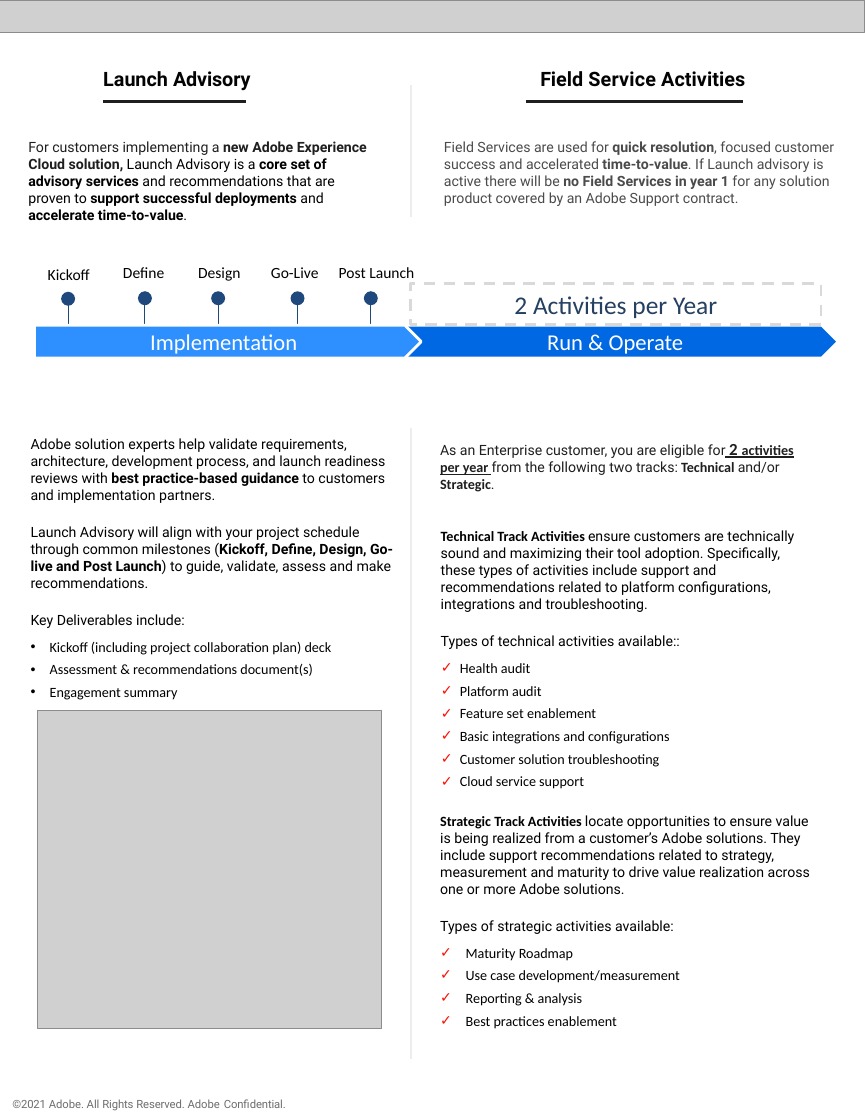
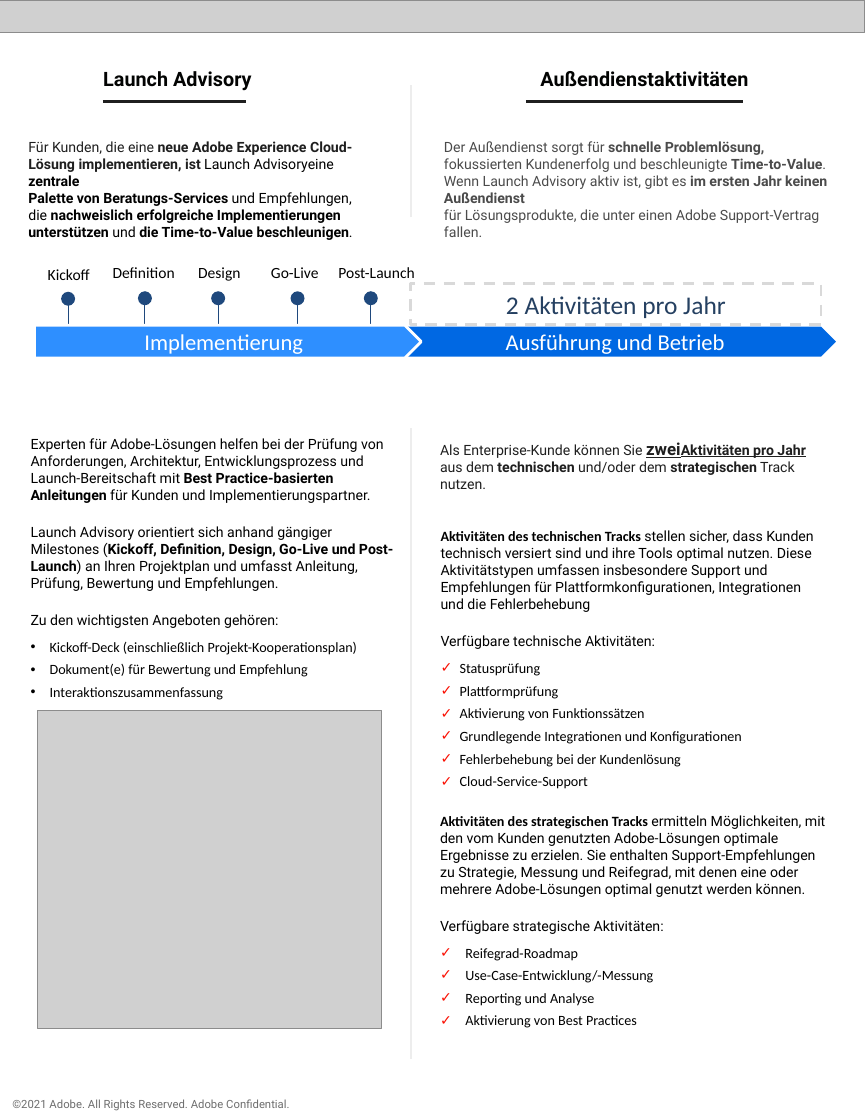
Before and after one commit to AdobeDocs/support-resources.de-DE, a slide deck: slide 3 of help/data-sheets/assets/EnterpriseSupportDatasheet.pptx. Drawn at 865x1120 pixels with LibreOffice and Linux fonts; fonts in the diff are those of the drawing; grey boxes stand for pictures. Boxes give left, top, right and bottom in pixels: in the first picture for what was removed or moved away, otherwise in the second. Text is boxed around its words. In the diff, an @@ line names an element or a change of style, - is before the commit and + after.

```diff
--- a/help/data-sheets/assets/EnterpriseSupportDatasheet.pptx
+++ b/help/data-sheets/assets/EnterpriseSupportDatasheet.pptx
@@ text at (540,71,748,87): text changed @@
-Field Service Activities
+Außendienstaktivitäten
@@ text at (28,141,353,240): text changed @@
-For customers implementing a new Adobe Experience Cloud solution, Launch Advisory is a core set of advisory services and recommendations that are proven to support successful deployments and accelerate time-to-value.
+Für Kunden, die eine neue Adobe Experience Cloud-Lösung implementieren, ist Launch Advisoryeine zentrale
+Palette von Beratungs-Services und Empfehlungen,
+die nachweislich erfolgreiche Implementierungen unterstützen und die Time-to-Value beschleunigen.
@@ text at (444,141,827,237): text changed @@
-Field Services are used for quick resolution, focused customer success and accelerated time-to-value. If Launch advisory is active there will be no Field Services in year 1 for any solution product covered by an Adobe Support contract.
+Der Außendienst sorgt für schnelle Problemlösung, fokussierten Kundenerfolg und beschleunigte Time-to-Value. Wenn Launch Advisory aktiv ist, gibt es im ersten Jahr keinen Außendienst
+für Lösungsprodukte, die unter einen Adobe Support-Vertrag fallen.
@@ text at (113,267,175,278): text changed @@
-Define
+Definition
@@ text at (338,267,414,278): text changed @@
-Post Launch
+Post-Launch
@@ text in rectangle at (506,296,725,318): text changed @@
-2 Activities per Year
+2 Aktivitäten pro Jahr
@@ text in pentagon arrow at (144,334,303,357): text changed @@
-Implementation
+Implementierung
@@ text in pentagon arrow at (506,334,725,357): text changed @@
-Run & Operate
+Ausführung und Betrieb
@@ text at (31,438,393,700): text changed @@
-Adobe solution experts help validate requirements, architecture, development process, and launch readiness reviews with best practice-based guidance to customers and implementation partners.
-Launch Advisory will align with your project schedule through common milestones (Kickoff, Define, Design, Go-live and Post Launch) to guide, validate, assess and make recommendations.
-Key Deliverables include:
-• Kickoff (including project collaboration plan) deck
-• Assessment & recommendations document(s)
-• Engagement summary
+Experten für Adobe-Lösungen helfen bei der Prüfung von Anforderungen, Architektur, Entwicklungsprozess und Launch-Bereitschaft mit Best Practice-basierten Anleitungen für Kunden und Implementierungspartner.
+Launch Advisory orientiert sich anhand gängiger Milestones (Kickoff, Definition, Design, Go-Live und Post-Launch) an Ihren Projektplan und umfasst Anleitung, Prüfung, Bewertung und Empfehlungen.
+Zu den wichtigsten Angeboten gehören:
+• Kickoff-Deck (einschließlich Projekt-Kooperationsplan)
+• Dokument(e) für Bewertung und Empfehlung
+• Interaktionszusammenfassung
@@ text at (440,444,805,489): text changed @@
-As an Enterprise customer, you are eligible for 2 activities per year from the following two tracks: Technical and/or Strategic.
+Als Enterprise-Kunde können Sie zweiAktivitäten pro Jahr aus dem technischen und/oder dem strategischen Track nutzen.
@@ text at (441,530,813,789): text changed @@
-Technical Track Activities ensure customers are technically sound and maximizing their tool adoption. Specifically, these types of activities include support and recommendations related to platform configurations, integrations and troubleshooting.
-Types of technical activities available::
-✓ Health audit
-✓ Platform audit
-✓ Feature set enablement
-✓ Basic integrations and configurations
-✓ Customer solution troubleshooting
-✓ Cloud service support
+Aktivitäten des technischen Tracks stellen sicher, dass Kunden technisch versiert sind und ihre Tools optimal nutzen. Diese Aktivitätstypen umfassen insbesondere Support und Empfehlungen für Plattformkonfigurationen, Integrationen und die Fehlerbehebung
+Verfügbare technische Aktivitäten:
+✓ Statusprüfung
+✓ Plattformprüfung
+✓ Aktivierung von Funktionssätzen
+✓ Grundlegende Integrationen und Konfigurationen
+✓ Fehlerbehebung bei der Kundenlösung
+✓ Cloud-Service-Support
@@ text at (440,815,825,1028): text changed @@
-Strategic Track Activities locate opportunities to ensure value is being realized from a customer’s Adobe solutions. They include support recommendations related to strategy, measurement and maturity to drive value realization across one or more Adobe solutions.
-Types of strategic activities available:
-✓ Maturity Roadmap
-✓ Use case development/measurement
-✓ Reporting & analysis
-✓ Best practices enablement
+Aktivitäten des strategischen Tracks ermitteln Möglichkeiten, mit den vom Kunden genutzten Adobe-Lösungen optimale Ergebnisse zu erzielen. Sie enthalten Support-Empfehlungen zu Strategie, Messung und Reifegrad, mit denen eine oder mehrere Adobe-Lösungen optimal genutzt werden können.
+Verfügbare strategische Aktivitäten:
+✓ Reifegrad-Roadmap
+✓ Use-Case-Entwicklung/-Messung
+✓ Reporting und Analyse
+✓ Aktivierung von Best Practices
@@ text "©2021 Adobe. All Rights Reserved. ..." at (12,1099,289,1111): letter spacing -0.1 to 0 pt @@
```
Also in this commit, not shown: 3 other slides changed, 7 other files.
